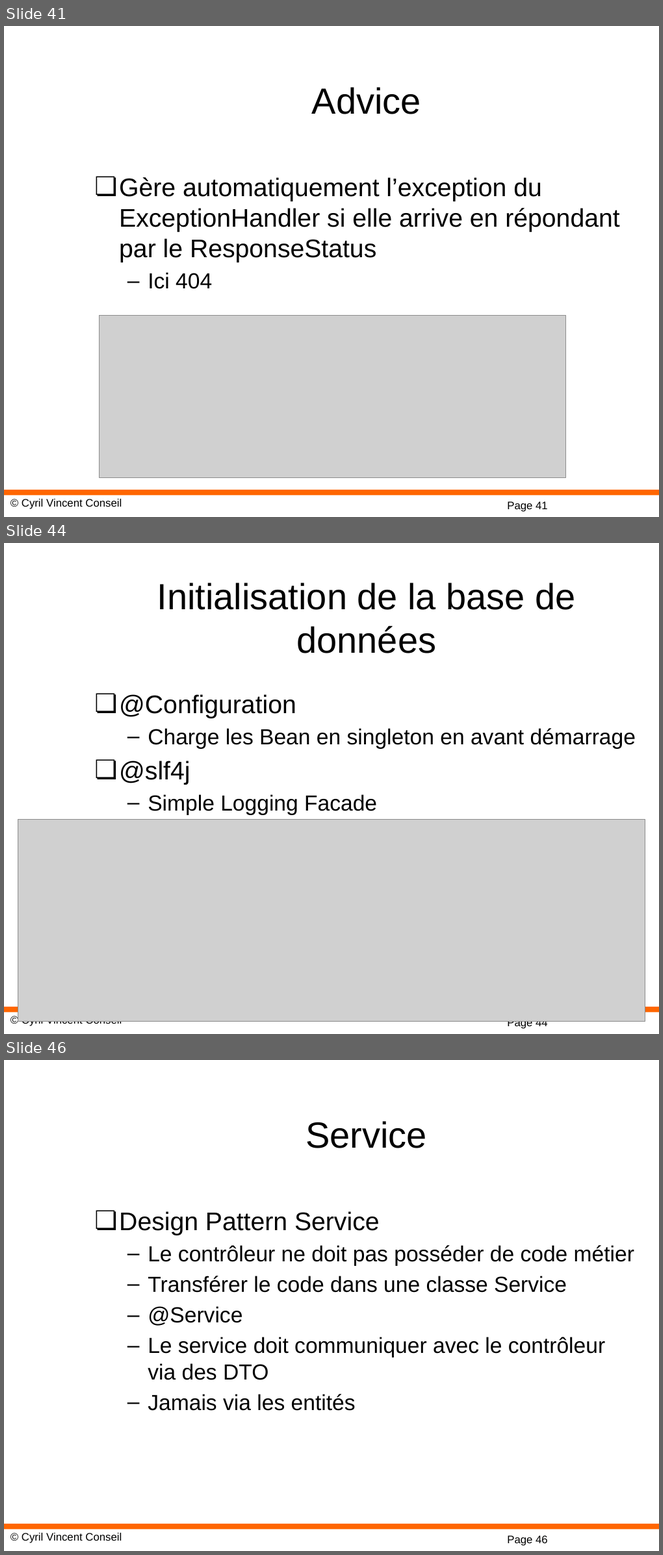
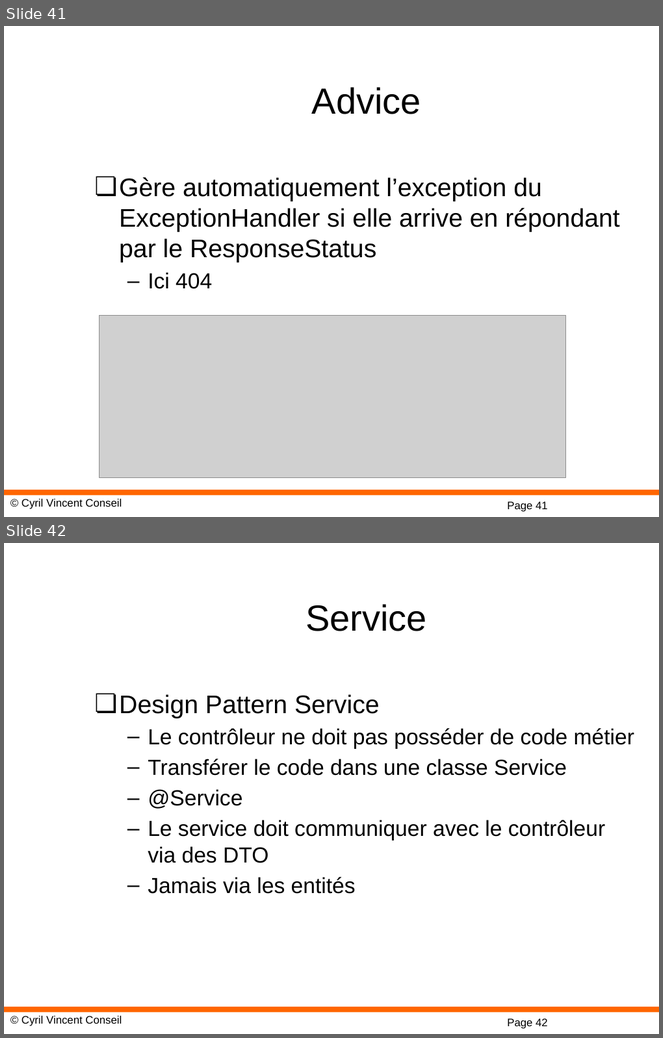
Before and after one commit to cyrilvincent/spring, a slide deck: ppt/Spring-08-SpringRest.pptx. Shown one above the other, each under a label of ours: slides 41, 44 and 46 before the commit, slides 41 and 42 after it; the slides between them are not shown. The pictures are 663x1555 and 663x1038 pixels, drawn with LibreOffice and Linux fonts; fonts in the diff are those of the drawing; grey boxes stand for pictures; background and template pictures are left out. Boxes give left, top, right and bottom in pixels: in the first picture for what was removed or moved away, otherwise in the second. Text is boxed around its words. In the diff, an @@ line names an element or a change of style, - is before the commit and + after.

```diff
--- a/ppt/Spring-08-SpringRest.pptx
+++ b/ppt/Spring-08-SpringRest.pptx
@@ slide 44 removed at bbox=[4, 543, 659, 1034], background #FFFFFF; not listed: 3 template elements that a slide beside it also shows @@
@@ title removed at bbox=[157, 583, 575, 653] @@
-Initialisation de la base de données
@@ text removed at bbox=[119, 694, 636, 815] @@
-❏ @Configuration
-  – Charge les Bean en singleton en avant démarrage
-❏ @slf4j
-  – Simple Logging Facade
@@ picture removed at bbox=[18, 819, 645, 1021] @@
@@ what was slide 46 is now slide 42 @@
@@ page number at bbox=[507, 1019, 548, 1029]: text changed @@
-Page 46
+Page 42
```
Also in this commit, not shown: 1 slide changed, 5 other slides removed, 10 other files.
